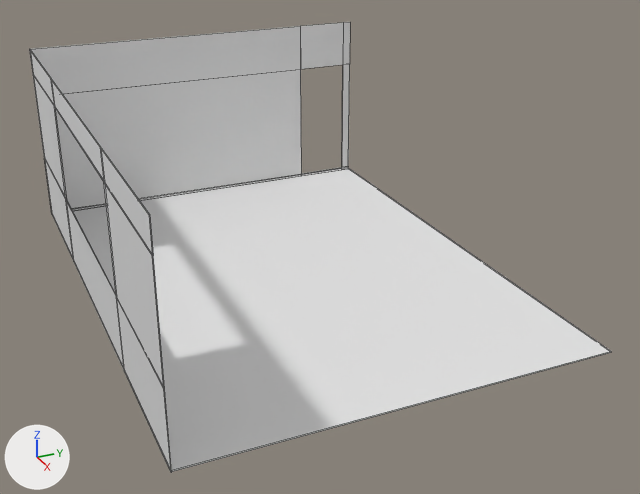
Renders of the Blender file web-server/frontend/3d-assets/class-room.blend from each side of a commit.
Both versions are drawn from a 50 mm lens placed at (23.35, -9.39, 12.34), pointed at (1.15, 0.6, 1.24). Arrows for +X, +Y and +Z are at lower left; the lights stay in place. Mesh edges are drawn as thin lines.

The older version as bpy lines, for what is in view:
```python
me_plane_002 = bpy.data.meshes.new('Plane.002')
me_plane_002.from_pydata(...)  # a box spanning x -1.0..1.0, y -1.0..1.0, z 0.0..0.04
me_plane_003 = bpy.data.meshes.new('Plane.003')
me_plane_003.from_pydata(...)  # 32 vertices, 28 faces; spans x -1.0..1.0, y -1.0..1.0, z 0.0..0.02
me_plane_004 = bpy.data.meshes.new('Plane.004')
me_plane_004.from_pydata(...)  # 32 vertices, 28 faces; spans x -1.0..1.0, y -1.0..1.0, z 0.0..0.02
ob_floor_main = bpy.data.objects.new('FLOOR_main', me_plane_002)
ob_floor_main.location = (0.0, 0.0, 0.0)
ob_floor_main.scale = (8.0, 6.0, 1.0)
ob_wall_back = bpy.data.objects.new('WALL_back', me_plane_003)
ob_wall_back.location = (0.03, -5.98, 3.0)
ob_wall_back.rotation_euler = (1.571, 0.0, 0.0)  # degrees (90, 0, 0)
ob_wall_back.scale = (8.0, 3.0, 1.0)
ob_wall_front = bpy.data.objects.new('WALL_front', me_plane_004)
ob_wall_front.location = (-8.0, 0.0, 3.0)
ob_wall_front.rotation_euler = (0.0, 1.571, 0.0)  # degrees (0, 90, 0)
ob_wall_front.scale = (3.0, 6.0, 1.0)
```
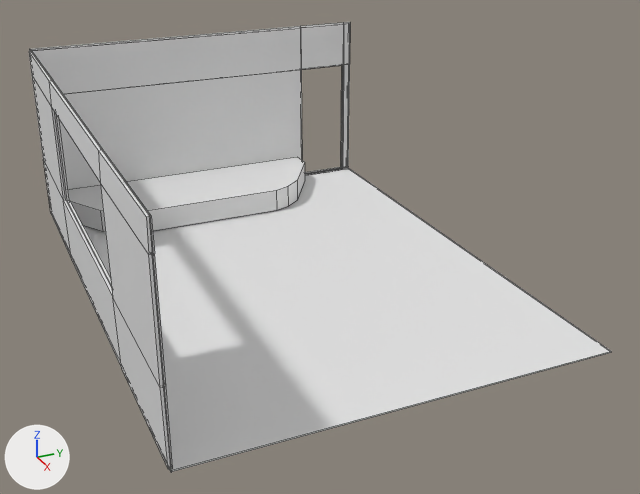
Where the newer file only moved an object's origin or applied its transform, the numbers keep the older frame.

Where the change shows, as pixel boxes [x1, y1, x2, y2] in the pictures (640 x 494 px):
'WALL_front', modifiers changed, rescaled
    before: [31, 22, 350, 210]
    after: [31, 22, 350, 189]
'WALL_back', modifiers changed, rescaled
    before: [30, 49, 172, 473]
    after: [29, 49, 173, 473]
'STAND', added
    after: [68, 157, 305, 232]

The change, as a list of edits to the scene's bpy script:
```text
Change me_plane_003:
    where me_plane_003.from_pydata(...)  # 32 vertices, 28 faces; spans x -1.0..1.0, y -1.0..1.0, z 0.0..0.02
    used by ob_wall_back; location = (0.03, -5.98, 3.0); rotation_euler = (1.571, 0.0, 0.0), in degrees (90, 0, 0); scale = (8.0, 3.0, 1.0)
    me_plane_003 part 1: the whole mesh is scaled about its middle by (8, 3, 1)
Change me_plane_004:
    where me_plane_004.from_pydata(...)  # 32 vertices, 28 faces; spans x -1.0..1.0, y -1.0..1.0, z 0.0..0.02
    used by ob_wall_front; location = (-8.0, 0.0, 3.0); rotation_euler = (0.0, 1.571, 0.0), in degrees (0, 90, 0); scale = (3.0, 6.0, 1.0)
    me_plane_004 part 2: the whole mesh is scaled about its middle by (3, 6, 1)
Add me_plane_005:
    me_plane_005.from_pydata([(-1.58, -4.72, 0.0), (-1.58, 4.72, 0.0), (1.58, -2.56, 0.0), (1.58, 2.56, 0.0), (1.4, -3.09, 0.0), (1.4, 3.09, 0.0), (0.95, -3.65, 0.0), (-0.85, -4.72, 0.0), (-0.85, 4.72, 0.0), (0.95, 3.65, 0.0)], [], [(0, 7, 6, 4, 2, 3, 5, 9, 8, 1)])
Change ob_wall_back:
    ob_wall_back.scale: (8.0, 3.0, 1.0) -> (1.0, 1.0, 1.0)
    add _m = ob_wall_back.modifiers.new('Solidify', 'SOLIDIFY')
    add _m.thickness = 0.1
Change ob_wall_front:
    ob_wall_front.scale: (3.0, 6.0, 1.0) -> (1.0, 1.0, 1.0)
    add _m = ob_wall_front.modifiers.new('Solidify', 'SOLIDIFY')
    add _m.thickness = 0.1
Add ob_stand:
    ob_stand = bpy.data.objects.new('STAND', me_plane_005)
    ob_stand.location = (-6.33, -1.04, 0.88)
    _m = ob_stand.modifiers.new('Solidify', 'SOLIDIFY')
    _m.thickness = 0.79
```
